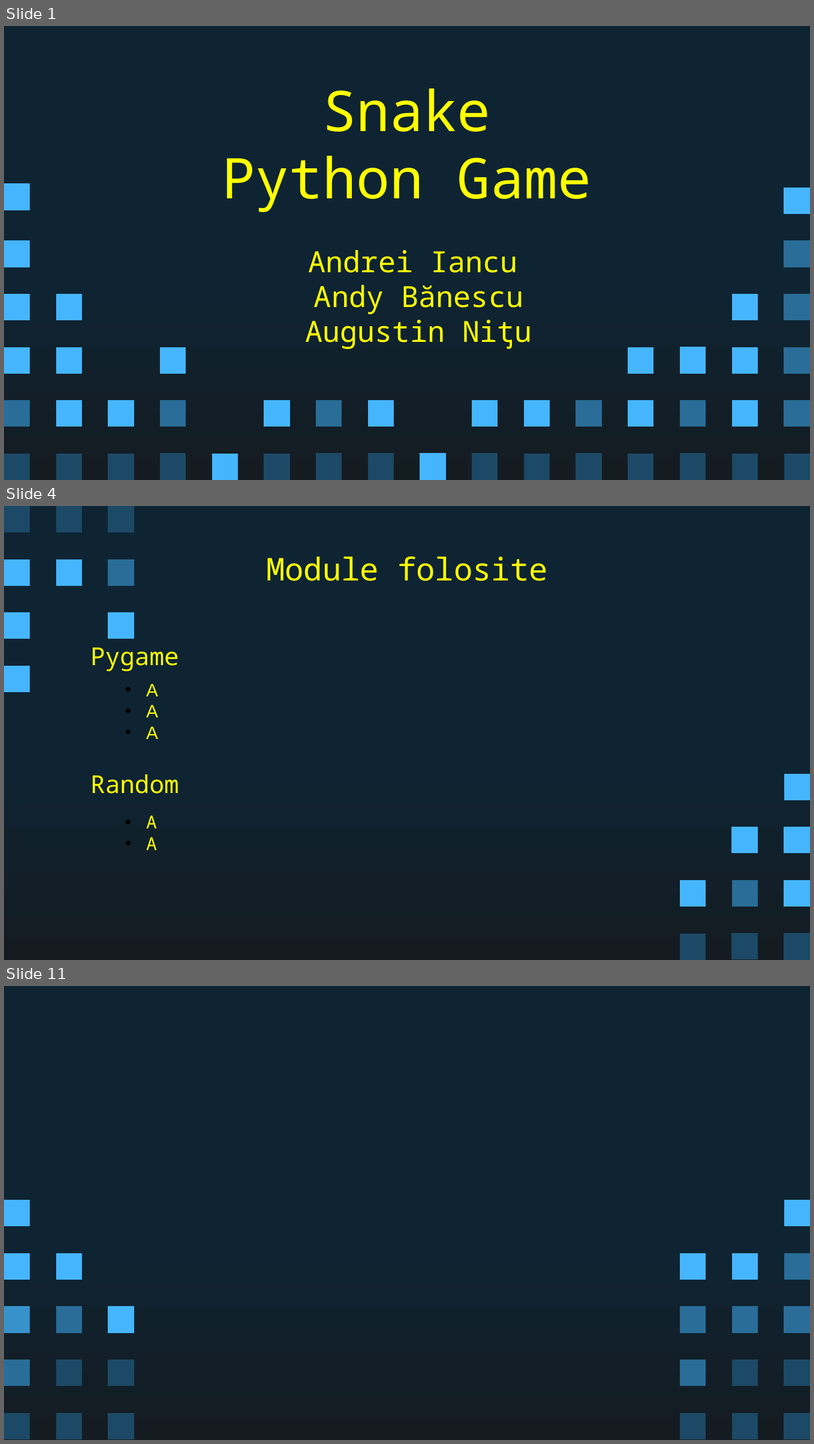
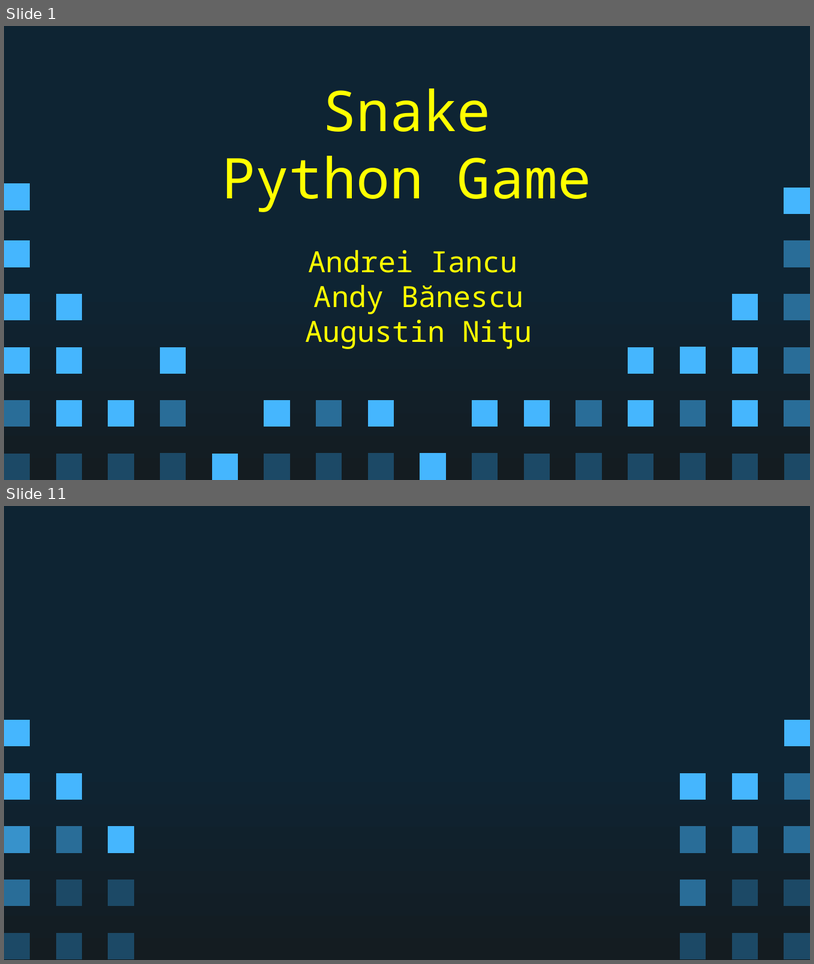
Before and after one commit to not-andrew/Python101_snake, a slide deck: Prezentare.pptx. Shown one above the other, each under a label of ours: slides 1, 4 and 11 before the commit, slides 1 and 11 after it; the slides between them are not shown. The pictures are 814x1444 and 814x964 pixels, drawn with LibreOffice and Linux fonts; fonts in the diff are those of the drawing. Boxes give left, top, right and bottom in pixels: in the first picture for what was removed or moved away, otherwise in the second. Text is boxed around its words. In the diff, an @@ line names an element or a change of style, - is before the commit and + after.

```diff
--- a/Prezentare.pptx
+++ b/Prezentare.pptx
@@ slide 4 removed at <box>4,506,810,960</box>, background gradient #0E2433 to #141C21 @@
@@ freeform shape removed at <box>4,506,30,532</box> @@
@@ freeform shape removed at <box>56,506,82,532</box> @@
@@ freeform shape removed at <box>108,506,134,532</box> @@
@@ freeform shape removed at <box>4,559,30,586</box> @@
@@ freeform shape removed at <box>56,559,81,586</box> @@
@@ freeform shape removed at <box>108,559,134,586</box> @@
@@ title removed at <box>266,556,548,581</box> @@
-Module folosite
@@ freeform shape removed at <box>4,612,30,639</box> @@
@@ freeform shape removed at <box>108,612,134,639</box> @@
@@ text removed at <box>90,647,179,671</box> @@
-Pygame
@@ freeform shape removed at <box>4,666,30,692</box> @@
@@ text removed at <box>146,684,158,739</box> @@
-    • A
-    • A
-    • A
@@ text removed at <box>90,774,179,793</box> @@
-Random
@@ freeform shape removed at <box>785,774,810,801</box> @@
@@ text removed at <box>146,815,157,850</box> @@
-• A
-• A
@@ freeform shape removed at <box>732,826,758,853</box> @@
@@ freeform shape removed at <box>784,827,810,853</box> @@
@@ freeform shape removed at <box>680,879,705,906</box> @@
@@ freeform shape removed at <box>732,879,758,906</box> @@
@@ freeform shape removed at <box>784,879,810,906</box> @@
@@ freeform shape removed at <box>680,933,705,960</box> @@
@@ freeform shape removed at <box>732,933,758,959</box> @@
@@ freeform shape removed at <box>784,933,810,959</box> @@
```
Also in this commit, not shown: 3 slides changed, 6 slides added, 6 other slides removed.
